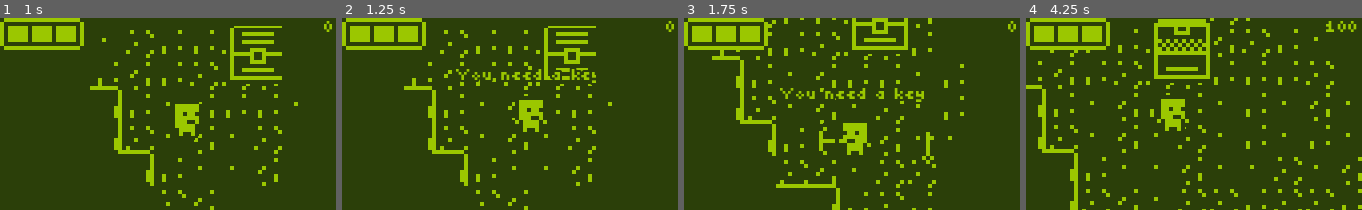
Above: before the commit, frames 1-4 (left to right).
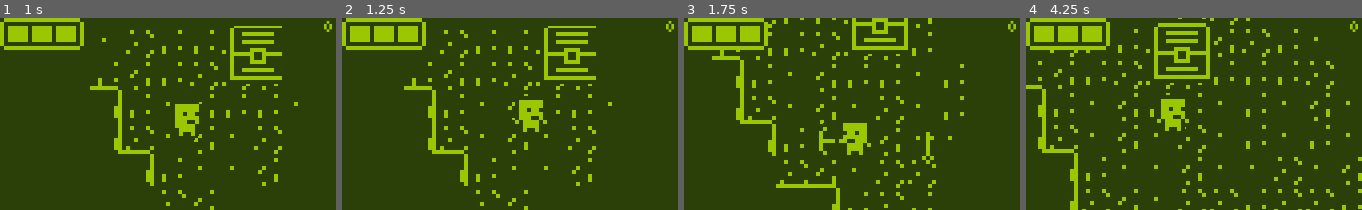
Above: after the commit, the same moments.

Repository: TheAihopGG/nokia-3310-jam-7
Game: Godot game, scene res://Scenes/game.tscn
Same seed, same stepped clock (60 frames per second), same inputs: the game is played once before the commit and once after it.
Inputs (mouse positions are in pixels of both pictures, inside the frame that each line leads up to):
- Up to frame 1 (1 s): tap Enter at 0.5 s; move the mouse to (241, 104) at 0.52 s; hold Right (ui_right) from 0.53 s (still down); hold F (interact) from 0.53 s (still down); click (241, 104) at 0.8 s
- Up to frame 2 (1.25 s): keep holding Right (ui_right); keep holding F (interact)
- Up to frame 3 (1.75 s): move the mouse to (784, 123) at 1.27 s; release Right (ui_right) at 1.28 s; release F (interact) at 1.28 s; hold Down (ui_down) from 1.28 s (still down); click (784, 123) at 1.35 s; tap F (interact) at 1.55 s
- Up to frame 4 (4.25 s): move the mouse to (1227, 71) at 2.02 s; release Down (ui_down) at 2.03 s; hold Right (ui_right) 2.03-2.78 s; hold F (interact) 2.03-2.78 s; click (1227, 71) at 2.3 s; move the mouse to (1177, 152) at 2.77 s; hold Up (ui_up) 2.78-3.53 s; click (1177, 152) at 2.85 s; tap F (interact) at 3.05 s; move the mouse to (1294, 142) at 3.52 s; hold Left (ui_left) from 3.53 s (still down); hold F (interact) from 3.53 s (still down); click (1294, 142) at 3.8 s

Frame 1 is identical in both runs. In frame 2, 1.0% of the frame differs, in the area x 33-76%, y 26-35%; in frame 3, 1.0%; in frame 4, 1.5%, in the area x 38-99%, y 0-24%.

Commit message:
fix: pick up area was removed

Diff:
--- a/Scenes/Characters/Player/player.gd
+++ b/Scenes/Characters/Player/player.gd
@@ -13,71 +13,70 @@
 signal hp_changed(new_hp : int)
 
 func _ready() -> void:
-    GlobalVars.player = self
-    current_tile_position = tile_map.layer_fog.local_to_map(global_position)
-    clear_fow()
+	GlobalVars.player = self
+	current_tile_position = tile_map.layer_fog.local_to_map(global_position)
+	clear_fow()
 
 func _process(_delta: float) -> void:
-    var mouse_direction: Vector2 = (get_global_mouse_position() - global_position).normalized()
+	var mouse_direction: Vector2 = (get_global_mouse_position() - global_position).normalized()
 
-    if mouse_direction.x > 0 and animated_sprite.flip_h:
-        animated_sprite.flip_h = false
-    elif mouse_direction.x < 0 and not animated_sprite.flip_h:
-        animated_sprite.flip_h = true
+	if mouse_direction.x > 0 and animated_sprite.flip_h:
+		animated_sprite.flip_h = false
+	elif mouse_direction.x < 0 and not animated_sprite.flip_h:
+		animated_sprite.flip_h = true
 
-    hitbox.kickback_direction = mouse_direction
+	hitbox.kickback_direction = mouse_direction
 
-    current_tile_position = tile_map.local_to_map(global_position)
-    if current_tile_position != previous_tile_position:
-        clear_fow()
+	current_tile_position = tile_map.local_to_map(global_position)
+	if current_tile_position != previous_tile_position:
+		clear_fow()
 
 func get_input():
-    move_direction = Input.get_vector("ui_left", "ui_right", "ui_up", "ui_down")
+	move_direction = Input.get_vector("ui_left", "ui_right", "ui_up", "ui_down")
 
-    rotate_weapon.look_at(get_global_mouse_position())
+	rotate_weapon.look_at(get_global_mouse_position())
 
-    if Input.is_action_pressed("mouse_button_left") and state_machine.state != state_machine.states.attack:
-        state_machine.set_state(state_machine.states.attack)
-        var tile_position : Vector2i = tile_map.local_to_map(get_global_mouse_position())
+	if Input.is_action_pressed("mouse_button_left") and state_machine.state != state_machine.states.attack:
+		state_machine.set_state(state_machine.states.attack)
+		var tile_position : Vector2i = tile_map.local_to_map(get_global_mouse_position())
 
-        tile_map.breaking_tile(tile_position)
+		tile_map.breaking_tile(tile_position)
 
-    if nearest_chest and Input.is_action_pressed("interact"):
-        if not nearest_chest.is_opened:
-            if inventory['keys'] > 0:
-                inventory['keys'] -= 1
-                nearest_chest.open()
-            else:
-                dialog.say(["You need a key"])
+	if nearest_chest and Input.is_action_pressed("interact"):
+		if not nearest_chest.is_opened:
+			if inventory['keys'] > 0:
+				inventory['keys'] -= 1
+				nearest_chest.open()
+			else:
+				dialog.say(["You need a key"])
 
 func clear_fow() -> void:
-    previous_tile_position = current_tile_position
-    for neighbor_position in tile_map.list_vectors:
-        var neighbor_tile = current_tile_position + neighbor_position
+	previous_tile_position = current_tile_position
+	for neighbor_position in tile_map.list_vectors:
+		var neighbor_tile = current_tile_position + neighbor_position
 
-        for tile in tile_map.get_line_tiles(current_tile_position, neighbor_tile):
+		for tile in tile_map.get_line_tiles(current_tile_position, neighbor_tile):
 
-            var tile_data_wall : TileData = tile_map.layer_wall.get_cell_tile_data(tile)
+			var tile_data_wall : TileData = tile_map.layer_wall.get_cell_tile_data(tile)
 
-            if tile_data_wall == null:
-                tile_map.layer_fog.erase_cell(tile)
-            else:
-                tile_map.layer_fog.erase_cell(tile)
-                break
+			if tile_data_wall == null:
+				tile_map.layer_fog.erase_cell(tile)
+			else:
+				tile_map.layer_fog.erase_cell(tile)
+				break
 
 func _on_health_component_hp_changed(new_hp: Variant) -> void:
-    emit_signal("hp_changed", new_hp)
+	emit_signal("hp_changed", new_hp)
 
 func _on_interaction_area_body_entered(body: Node2D) -> void:
-    if body.is_in_group('Chests'):
-        nearest_chest = body
+	if body.is_in_group('Chests'):
+		nearest_chest = body
+
+	elif body.is_in_group('Items'):
+		var item : Item = body
+		if not item.is_picked_up:
+			item.pick_up()
 
 func _on_interaction_area_body_exited(body: Node2D) -> void:
-    if body.is_in_group('Chests'):
-        nearest_chest = null
-
-func _on_pick_up_area_body_entered(body: Node2D) -> void:
-    if body.is_in_group('Items'):
-        var item : Item = body
-        if not item.is_picked_up:
-            item.pick_up()
+	if body.is_in_group('Chests'):
+		nearest_chest = null
--- a/Scenes/Characters/Player/player.tscn
+++ b/Scenes/Characters/Player/player.tscn
@@ -374,8 +374,6 @@
 radius = 4.0
 
 [sub_resource type="CircleShape2D" id="CircleShape2D_rbr0f"]
-
-[sub_resource type="CircleShape2D" id="CircleShape2D_w5l8l"]
 radius = 7.0
 
 [node name="Player" instance=ExtResource("1_lh6t2")]
@@ -418,19 +416,13 @@
 metadata/_edit_lock_ = true
 
 [node name="InteractionArea" type="Area2D" parent="." index="8"]
+collision_layer = 0
+collision_mask = 7
 
 [node name="CollisionShape2D" type="CollisionShape2D" parent="InteractionArea" index="0"]
 shape = SubResource("CircleShape2D_rbr0f")
 debug_color = Color(0.40239, 0.467644, 1, 0.42)
 
-[node name="PickUpArea" type="Area2D" parent="." index="9"]
-collision_layer = 0
-collision_mask = 2
-
-[node name="CollisionShape2D" type="CollisionShape2D" parent="PickUpArea" index="0"]
-shape = SubResource("CircleShape2D_w5l8l")
-
 [connection signal="hp_changed" from="HealthComponent" to="." method="_on_health_component_hp_changed"]
 [connection signal="body_entered" from="InteractionArea" to="." method="_on_interaction_area_body_entered"]
 [connection signal="body_exited" from="InteractionArea" to="." method="_on_interaction_area_body_exited"]
-[connection signal="body_entered" from="PickUpArea" to="." method="_on_pick_up_area_body_entered"]
Not shown: 1 places in Scenes/Characters/Player/player.tscn that only renumber resources
